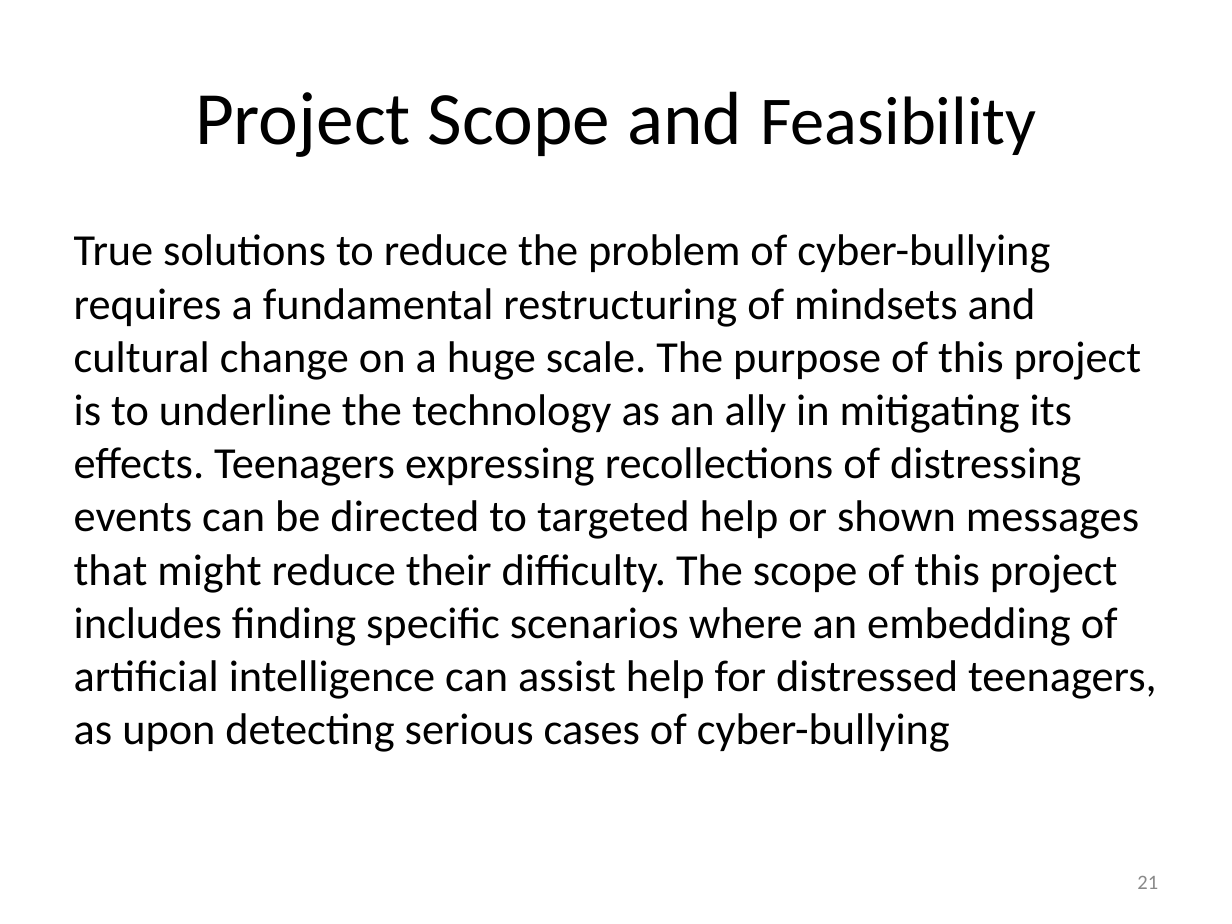
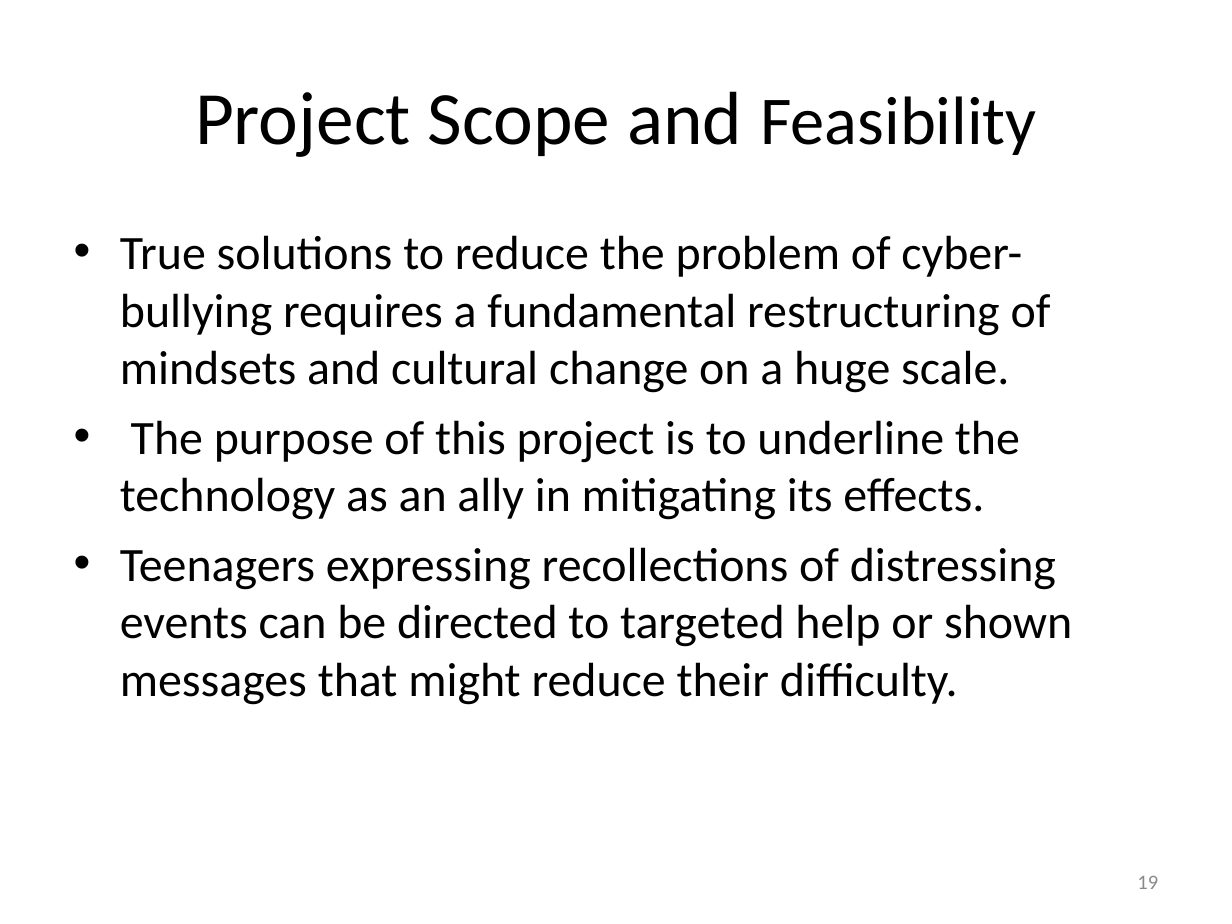
Before and after one commit to harshagarwal2245/Cyberbullying-detection-using-ml, a slide deck: slide 19 of Refrences/Project_Review_Template_III_final.ppt (slide 21 before the commit). Drawn at 1232x924 pixels with LibreOffice and Linux fonts; fonts in the diff are those of the drawing. Boxes give left, top, right and bottom in pixels: in the first picture for what was removed or moved away, otherwise in the second. Text is boxed around its words. In the diff, an @@ line names an element or a change of style, - is before the commit and + after.

```diff
--- a/Refrences/Project_Review_Template_III_final.ppt
+++ b/Refrences/Project_Review_Template_III_final.ppt
@@ text at [120,235,1072,705]: text changed; size 25.9 to 28 pt @@
-True solutions to reduce the problem of cyber-bullying requires a fundamental restructuring of mindsets and cultural change on a huge scale. The purpose of this project is to underline the technology as an ally in mitigating its effects. Teenagers expressing recollections of distressing events can be directed to targeted help or shown messages that might reduce their difficulty. The scope of this project includes finding specific scenarios where an embedding of artificial intelligence can assist help for distressed teenagers, as upon detecting serious cases of cyber-bullying
+• True solutions to reduce the problem of cyber-bullying requires a fundamental restructuring of mindsets and cultural change on a huge scale.
+• The purpose of this project is to underline the technology as an ally in mitigating its effects.
+• Teenagers expressing recollections of distressing events can be directed to targeted help or shown messages that might reduce their difficulty.
@@ page number at [1137,876,1158,889]: text changed @@
-21
+19
```
Also in this commit, not shown: 6 other slides changed, 2 slides removed.
